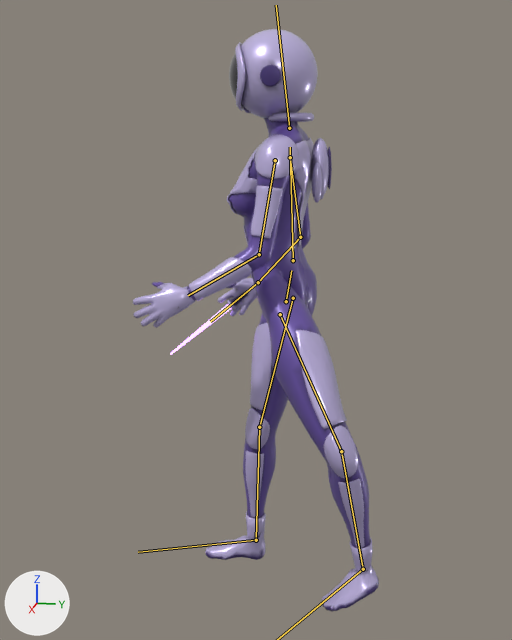
An edit to the glTF model inner-restore/public/static/models/diver.glb, drawn before and after from the same camera.
One viewpoint serves both versions: a 50 mm camera at (2.202, 0.327, 1.493) aimed at (0.004, -0.113, 0.943). The lights are fixed; the arrows at lower left show +X, +Y and +Z. The picture after the commit comes second. Both versions are drawn at frame 19 of the action 'walk'; the numbers are the values there. The bones that change, and the others that lie on the model, are drawn over the model as lines.

Names of what the first picture shows: 'body', 'helmet', 'pack', 'tool'.
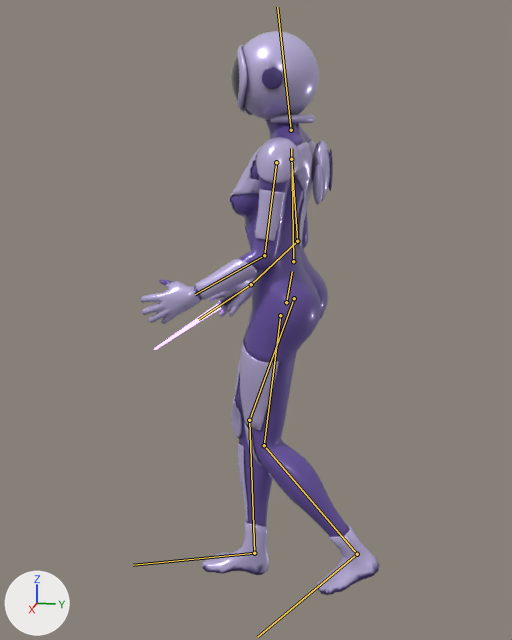
Changed parts and their boxes (x1, y1, x2, y2) in the pictures (512 x 640 px):
'body', posed
    before: (133, 107, 379, 611)
    after: (141, 109, 379, 595)
'helmet', posed
    before: (229, 29, 318, 122)
    after: (231, 31, 319, 123)
'pack', posed
    before: (310, 138, 332, 203)
    after: (312, 140, 333, 204)
'tool', posed (9% wider, 9% shorter)
    before: (170, 292, 248, 355)
    after: (154, 293, 239, 350)
bone 'pelvis', root to tip
    before: (286, 301) to (291, 270)
    after: (286, 302) to (292, 271)
bone 'chest', root to tip
    before: (293, 260) to (290, 147)
    after: (293, 261) to (291, 148)
bone 'upperArmL', root to tip
    before: (275, 160) to (259, 254)
    after: (276, 162) to (264, 255)
bone 'foreArmL', root to tip
    before: (259, 254) to (188, 295)
    after: (264, 255) to (195, 294)
bone 'upperArmR', root to tip
    before: (290, 157) to (300, 237)
    after: (291, 159) to (297, 241)
bone 'foreArmR', root to tip
    before: (300, 237) to (258, 282)
    after: (297, 241) to (251, 284)
bone 'thighL', root to tip
    before: (280, 314) to (341, 451)
    after: (280, 315) to (264, 445)
bone 'shinL', root to tip
    before: (341, 451) to (363, 569)
    after: (264, 445) to (357, 554)
bone 'thighR', root to tip
    before: (293, 298) to (259, 427)
    after: (294, 298) to (249, 420)
bone 'shinR', root to tip
    before: (259, 427) to (256, 540)
    after: (249, 420) to (254, 553)
bone 'footR', root to tip
    before: (256, 540) to (138, 552)
    after: (254, 553) to (133, 565)

The change in detail:
Bone 'pelvis' (bone_pelvis) moves from (-0.02, -0.026, -0.005) to (-0.032, -0.031, -0.005).
Bone 'pelvis' (bone_pelvis) turns from (1, -2, -3) to (1, -3, -4) degrees about its own x, y and z.
Bone 'chest' (bone_chest) turns from (1, 3, 2) to (0, 4, 2) degrees about its own x, y and z.
Bone 'upperArmL' (bone_upperarml) turns from (-27, 0, 20) to (-31, 3, 26) degrees about its own x, y and z.
Bone 'foreArmL' (bone_forearml) turns from (-3, -9, -13) to (-4, -11, -16) degrees about its own x, y and z.
Bone 'upperArmR' (bone_upperarmr) turns from (-16, -6, -28) to (-22, -7, -33) degrees about its own x, y and z.
Bone 'foreArmR' (bone_forearmr) turns from (-2, 6, 9) to (-3, 9, 13) degrees about its own x, y and z.
Bone 'thighL' (bone_thighl) turns from (97, -56, -116) to (-4, 12, 4) degrees about its own x, y and z.
Bone 'shinL' (bone_shinl) turns from (33, -3, 11) to (37, -4, 12) degrees about its own x, y and z.
Bone 'footL' (bone_footl) turns from (24, 54, 103) to (3, 3, -19) degrees about its own x, y and z.
Bone 'thighR' (bone_thighr) turns from (-66, -78, 47) to (-17, -21, -9) degrees about its own x, y and z.
Bone 'shinR' (bone_shinr) turns from (14, 1, -5) to (13, 0, -4) degrees about its own x, y and z.
Bone 'footR' (bone_footr) turns from (36, 2, 75) to (8, -7, 18) degrees about its own x, y and z.
